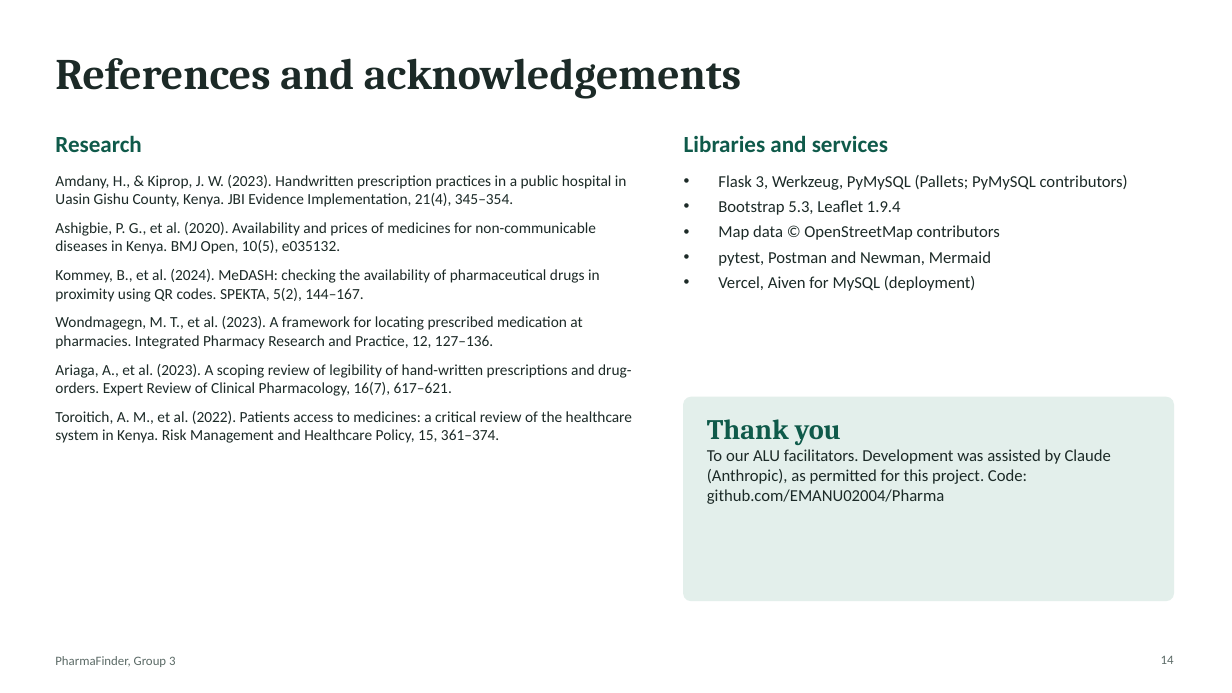
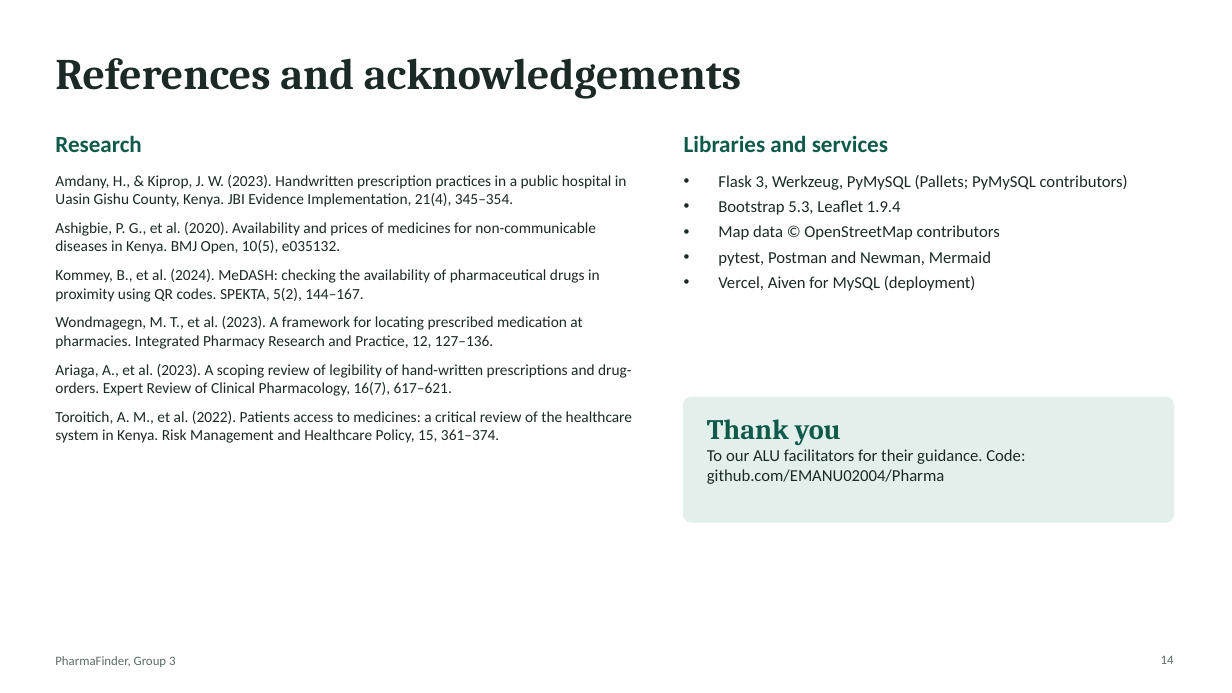
Before and after one commit to EMANU02004/Pharma, a slide deck: slide 14 of docs/presentation/PharmaFinder_Technical_Presentation.pptx. Drawn at 1232x693 pixels with LibreOffice and Linux fonts; fonts in the diff are those of the drawing. Boxes give left, top, right and bottom in pixels: in the first picture for what was removed or moved away, otherwise in the second. Text is boxed around its words. In the diff, an @@ line names an element or a change of style, - is before the commit and + after.

```diff
--- a/docs/presentation/PharmaFinder_Technical_Presentation.pptx
+++ b/docs/presentation/PharmaFinder_Technical_Presentation.pptx
@@ rounded rectangle: place and size @@
-rounded rectangle at [684, 397, 1174, 601]
+rounded rectangle at [684, 397, 1174, 522]
@@ rounded rectangle at [684, 397, 1174, 522]: proportions changed @@
@@ text at [707, 449, 1025, 484]: text changed @@
-To our ALU facilitators. Development was assisted by Claude (Anthropic), as permitted for this project. Code: github.com/EMANU02004/Pharma
+To our ALU facilitators for their guidance. Code: github.com/EMANU02004/Pharma
```
Also in this commit, not shown: 2 other slides changed, 2 other files.
